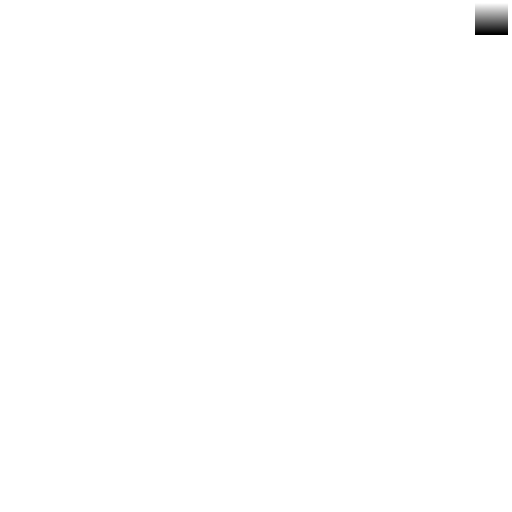
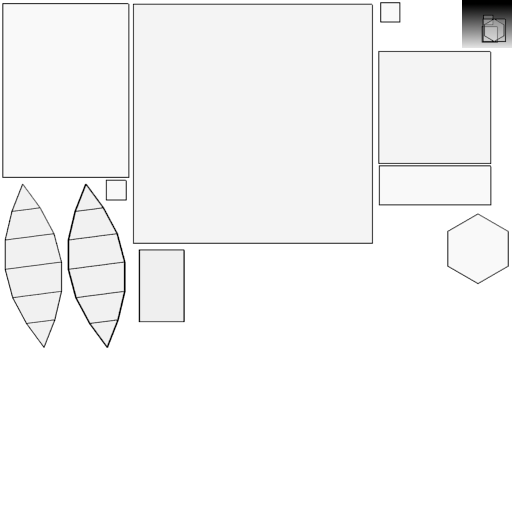
Two versions of the same layered image (512x512). Layer-by-layer changes:
added layer "andguardtower.png #5" above "andguardtower.png #4" over [105, 179, 185, 323]
added layer "andguardtower.png #4" above "andguardtower.png #3" over [447, 18, 509, 285]
added layer "andguardtower.png #3" above "andguardtower.png #2" over [378, 50, 492, 206]
added layer "andguardtower.png #2" above "andguardtower.png #1" over [4, 14, 499, 348]
added layer "andguardtower.png #1" above "sfuma" over [132, 2, 401, 244]
painted on "sfuma" over [462, 0, 512, 48]
painted on "andguardtower.png" over [2, 2, 507, 179]
